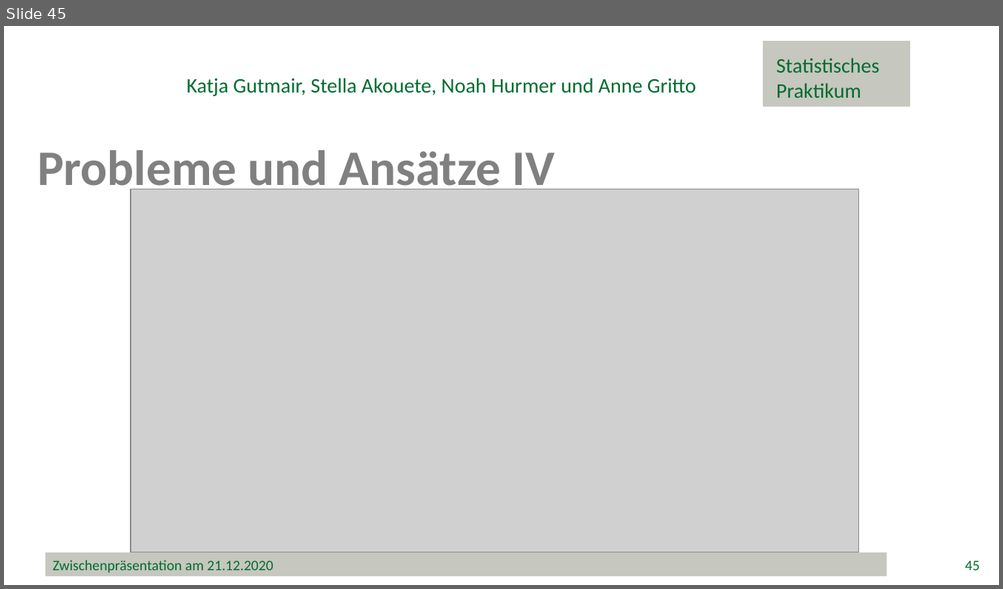
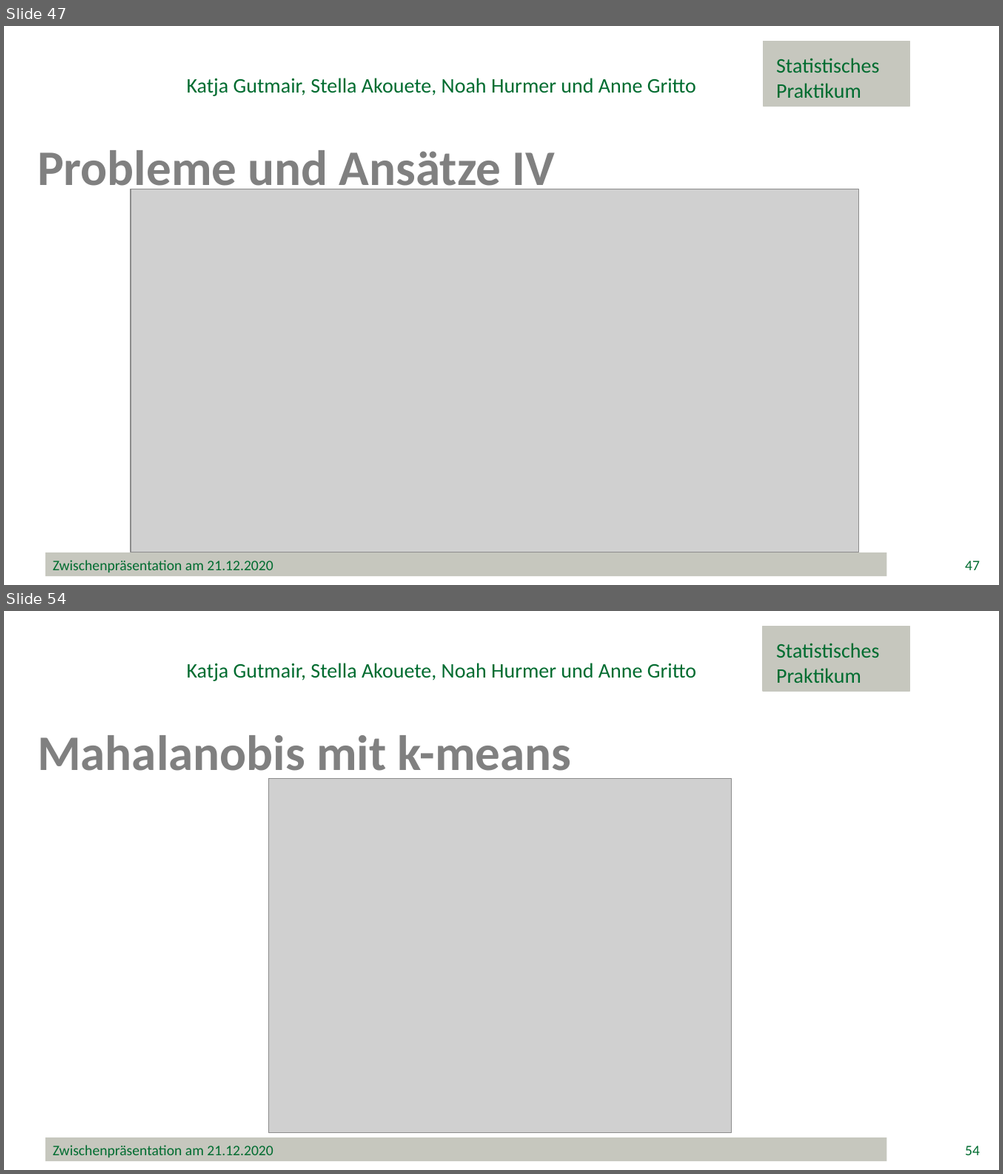
Before and after one commit to minimops/weatherFrog, a slide deck: ppt/Zwischenpraesentation_v1.1.pptx. Shown one above the other, each under a label of ours: slide 45 before the commit, slides 47 and 54 after it; the slides between them are not shown. The pictures are 1003x589 and 1003x1174 pixels, drawn with LibreOffice and Linux fonts; fonts in the diff are those of the drawing; grey boxes stand for pictures; background and template pictures are left out. Boxes give left, top, right and bottom in pixels: in the first picture for what was removed or moved away, otherwise in the second. Text is boxed around its words. In the diff, an @@ line names an element or a change of style, - is before the commit and + after.

Commit message:
fertige zwischenpräsentation mit anhang

```diff
--- a/ppt/Zwischenpraesentation_v1.1.pptx
+++ b/ppt/Zwischenpraesentation_v1.1.pptx
@@ slide 54 added at (x1=4, y1=611, x2=999, y2=1170), background #FFFFFF @@
@@ rectangle added at (x1=762, y1=627, x2=910, y2=691), fill #C6C7BE, outline #C6C7BE 1 pt @@
@@ text added at (x1=776, y1=643, x2=879, y2=683), 20 pt, text #006C30 @@
+Statistisches
+Praktikum
@@ text added at (x1=187, y1=663, x2=696, y2=681), 20 pt, text #006C30 @@
+Katja Gutmair, Stella Akouete, Noah Hurmer und Anne Gritto
@@ text added at (x1=37, y1=735, x2=572, y2=783), 48 pt, text #808080, bold @@
+Mahalanobis mit k-means
@@ picture added at (x1=269, y1=779, x2=731, y2=1133) @@
@@ rectangle added at (x1=45, y1=1138, x2=887, y2=1162), fill #C6C7BE, 14 pt, text #006C30 @@
+Zwischenpräsentation am 21.12.2020
@@ page number added at (x1=965, y1=1146, x2=979, y2=1156), 14 pt, text #006C30 @@
+54
@@ what was slide 45 is now slide 47 @@
@@ page number at (x1=965, y1=561, x2=979, y2=571): text changed @@
-45
+47
```
Also in this commit, not shown: 6 slides changed, 7 other slides added, 22 other files.
